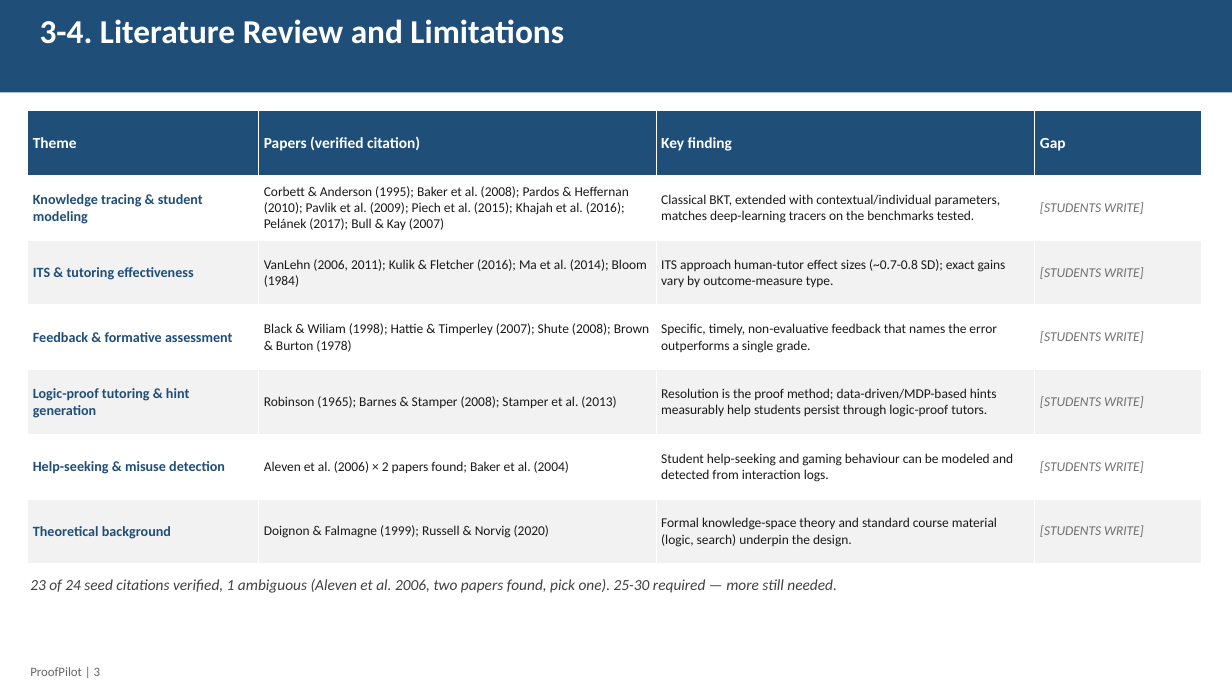
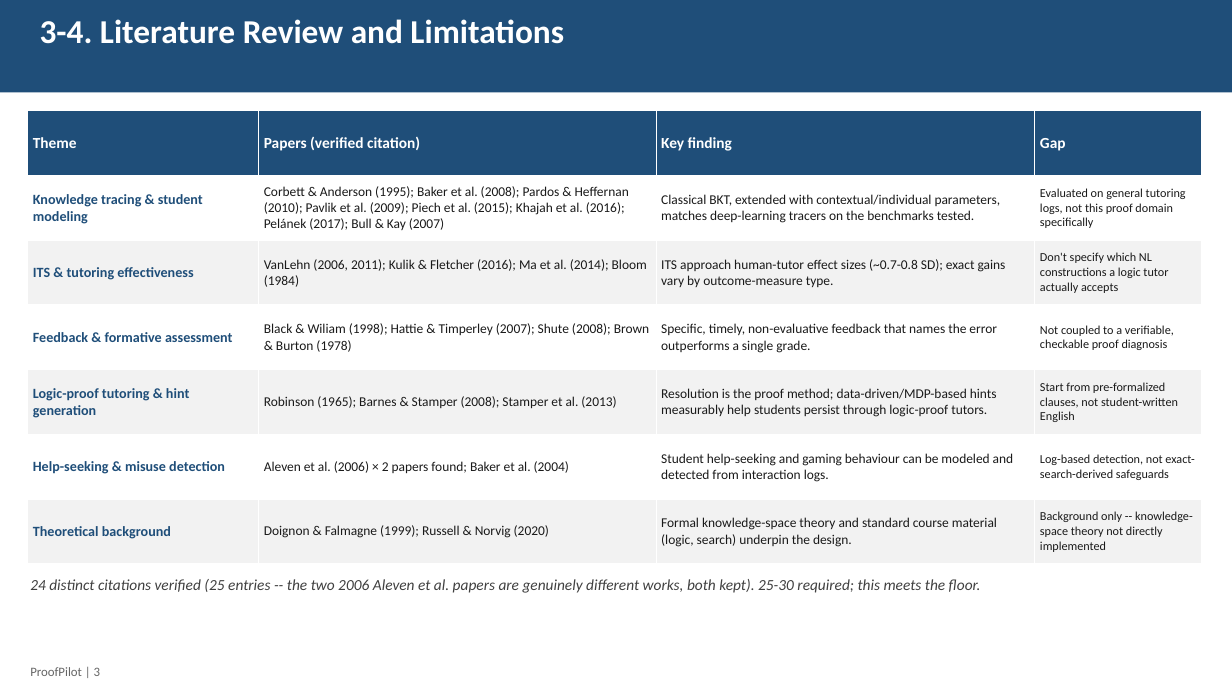
Before and after one commit to ujwal2311/proofpilot, a slide deck: slide 3 of docs/report/ProofPilot_Progress_Report.pptx. Drawn at 1232x693 pixels with LibreOffice and Linux fonts; fonts in the diff are those of the drawing. Boxes give left, top, right and bottom in pixels: in the first picture for what was removed or moved away, otherwise in the second. Text is boxed around its words. In the diff, an @@ line names an element or a change of style, - is before the commit and + after.

```diff
--- a/docs/report/ProofPilot_Progress_Report.pptx
+++ b/docs/report/ProofPilot_Progress_Report.pptx
@@ table at (28, 111, 1202, 564) @@
-row 2, column 4: [STUDENTS WRITE]
+row 2, column 4: Evaluated on general tutoring logs, not this proof domain specifically
-row 3, column 4: [STUDENTS WRITE]
+row 3, column 4: Don't specify which NL constructions a logic tutor actually accepts
-row 4, column 4: [STUDENTS WRITE]
+row 4, column 4: Not coupled to a verifiable, checkable proof diagnosis
-row 5, column 4: [STUDENTS WRITE]
+row 5, column 4: Start from pre-formalized clauses, not student-written English
-row 6, column 4: [STUDENTS WRITE]
+row 6, column 4: Log-based detection, not exact-search-derived safeguards
-row 7, column 4: [STUDENTS WRITE]
+row 7, column 4: Background only -- knowledge-space theory not directly implemented
@@ text at (30, 579, 981, 593): text changed @@
-23 of 24 seed citations verified, 1 ambiguous (Aleven et al. 2006, two papers found, pick one). 25-30 required — more still needed.
+24 distinct citations verified (25 entries -- the two 2006 Aleven et al. papers are genuinely different works, both kept). 25-30 required; this meets the floor.
```
Also in this commit, not shown: 1 other slide changed, 1 other file.
